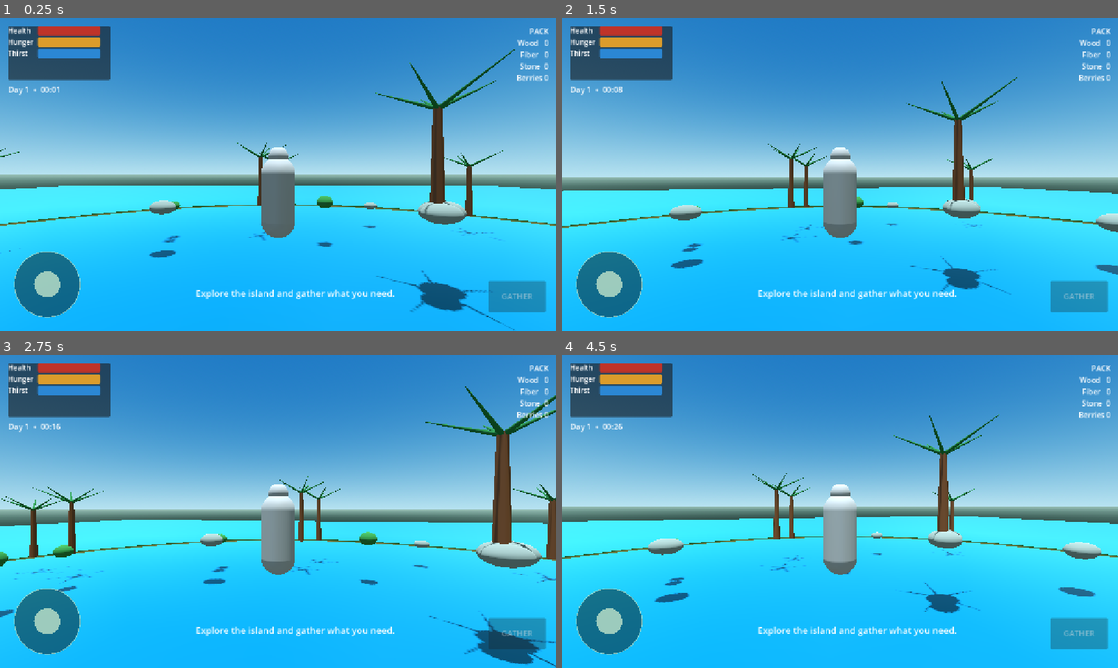
Above: before the commit, frames 1-4 (two rows, left to right).
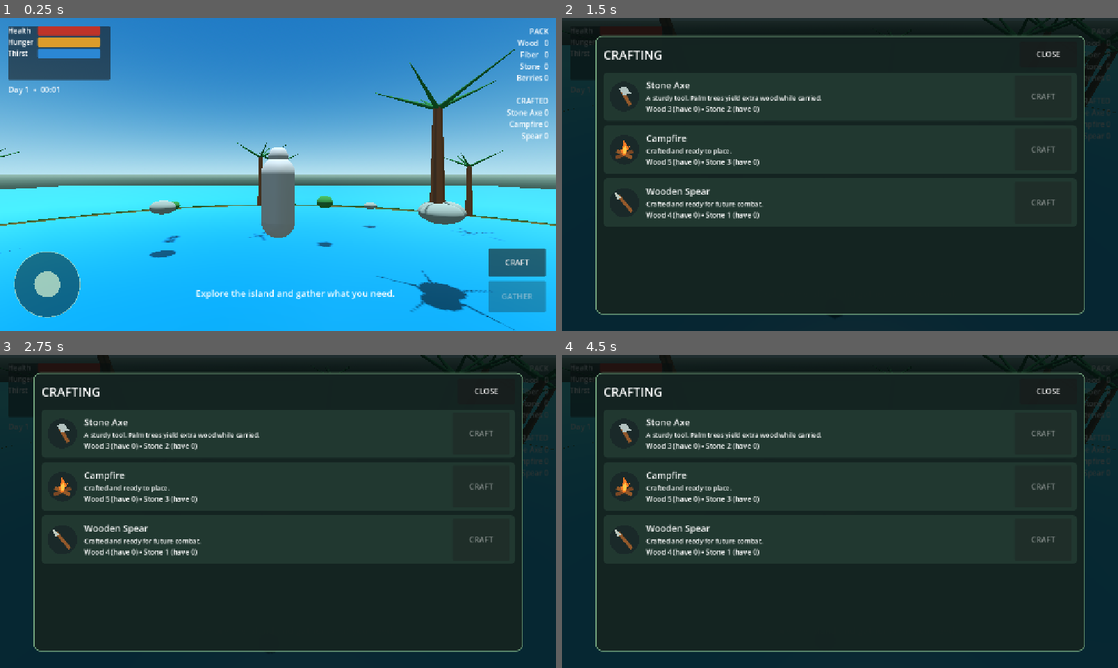
Above: after the commit, the same moments.

Repository: shoukali0089-ai/WILDCRAFT-LAST-ISLAND-updated
Game: Godot game, scene res://scenes/main.tscn
Two runs of this game, one before a commit and one after it. Both use one fixed random seed, a clock stepped at 60 frames per second and the inputs below.
Inputs (mouse positions are in pixels of both pictures, inside the frame that each line leads up to):
- Up to frame 1 (0.25 s): no input
- Up to frame 2 (1.5 s): click (1079, 262) at 0.5 s, where only the run after the commit has a clickable "CRAFT"; move the mouse to (867, 174) at 1.27 s; hold W (move_forward) from 1.28 s (still down); hold E (interact) from 1.28 s (still down); click (867, 174) at 1.42 s
- Up to frame 3 (2.75 s): keep holding W (move_forward); tap Enter at 2 s; move the mouse to (250, 511) at 2.02 s; release E (interact) at 2.03 s; tap E (interact) at 2.1 s; click (250, 511) at 2.17 s
- Up to frame 4 (4.5 s): keep holding W (move_forward); move the mouse to (851, 505) at 2.77 s; hold E (interact) 2.78-3.53 s; click (851, 505) at 2.92 s; move the mouse to (834, 517) at 3.52 s; tap E (interact) at 3.6 s; click (834, 517) at 3.67 s; move the mouse to (878, 514) at 4.27 s; hold E (interact) from 4.28 s (still down); click (878, 514) at 4.42 s

The runs differ from the first frame. In frame 1, 1.3% of the frame differs, in the area x 87-99%, y 25-83%; in frame 2, 100%; in frame 3, 99%; in frame 4, 100%, in the area x 0-100%, y 0-100%.

Commit message:
Add crafting system

Diff:
--- a/project.godot
+++ b/project.godot
@@ -7,7 +7,7 @@
 
 config/name="WILDCRAFT: LAST ISLAND"
 run/main_scene="res://scenes/main.tscn"
-config/features=PackedStringArray("4.2", "GL Compatibility")
+config/features=PackedStringArray("4.4", "GL Compatibility")
 config/description="A mobile-first tropical survival prototype."
 
 [display]
@@ -44,6 +44,10 @@
 "deadzone": 0.2,
 "events": [Object(InputEventKey,"physical_keycode":4194305)]
 }
+craft_menu={
+"deadzone": 0.2,
+"events": [Object(InputEventKey,"physical_keycode":67)]
+}
 
 [rendering]
 
--- /dev/null
+++ b/scripts/crafting_system.gd
@@ -0,0 +1,58 @@
+extends RefCounted
+
+const RECIPES := {
+	"stone_axe": {
+		"name": "Stone Axe",
+		"description": "A sturdy tool. Palm trees yield extra wood while carried.",
+		"ingredients": {"wood": 3, "stone": 2},
+		"icon": "axe"
+	},
+	"campfire": {
+		"name": "Campfire",
+		"description": "Crafted and ready to place.",
+		"ingredients": {"wood": 5, "stone": 3},
+		"icon": "campfire"
+	},
+	"wooden_spear": {
+		"name": "Wooden Spear",
+		"description": "Crafted and ready for future combat.",
+		"ingredients": {"wood": 4, "stone": 1},
+		"icon": "spear"
+	}
+}
+
+
+func get_recipes() -> Dictionary:
+	return RECIPES.duplicate(true)
+
+
+func can_craft(recipe_id: String, inventory: Dictionary) -> bool:
+	if not RECIPES.has(recipe_id):
+		return false
+	for item in RECIPES[recipe_id]["ingredients"]:
+		if int(inventory.get(item, 0)) < int(RECIPES[recipe_id]["ingredients"][item]):
+			return false
+	return true
+
+
+func craft(recipe_id: String, inventory: Dictionary) -> Dictionary:
+	if not RECIPES.has(recipe_id):
+		return {"success": false, "message": "Unknown recipe."}
+
+	var recipe: Dictionary = RECIPES[recipe_id]
+	for item in recipe["ingredients"]:
+		var required: int = recipe["ingredients"][item]
+		var available := int(inventory.get(item, 0))
+		if available < required:
+			return {
+				"success": false,
+				"message": "Need %d %s (have %d)." % [required, String(item).capitalize(), available]
+			}
+
+	for item in recipe["ingredients"]:
+		var remaining := int(inventory.get(item, 0)) - int(recipe["ingredients"][item])
+		inventory[item] = remaining
+	var crafted_key := String(recipe_id)
+	inventory[crafted_key] = int(inventory.get(crafted_key, 0)) + 1
+
+	return {"success": true, "message": "Crafted %s." % recipe["name"]}
--- a/scripts/main.gd
+++ b/scripts/main.gd
@@ -4,6 +4,8 @@
 const HARVESTABLE_SCRIPT := preload("res://scripts/harvestable.gd")
 const JOYSTICK_SCRIPT := preload("res://scripts/virtual_joystick.gd")
 const TOUCH_LOOK_SCRIPT := preload("res://scripts/touch_look.gd")
+const RECIPE_ICON_SCRIPT := preload("res://scripts/recipe_icon.gd")
+const CRAFTING_SYSTEM_SCRIPT := preload("res://scripts/crafting_system.gd")
 
 const ISLAND_RADIUS := 48.0
 const TERRAIN_STEPS := 56
@@ -26,6 +28,16 @@
 var hunger_bar: ProgressBar
 var thirst_bar: ProgressBar
 var interact_button: Button
+var craft_menu_button: Button
+var craft_menu_close_button: Button
+var crafting_menu: Control
+var crafting_system: RefCounted
+var joystick_control: Control
+var look_control: Control
+var notification_label: Label
+var notification_time_left := 0.0
+var recipe_requirement_labels: Dictionary = {}
+var recipe_craft_buttons: Dictionary = {}
 var nearby_resource: Node3D
 var survival_tick := 0.0
 
@@ -35,6 +47,7 @@
 	_build_island()
 	_scatter_resources()
 	_spawn_player()
+	crafting_system = CRAFTING_SYSTEM_SCRIPT.new()
 	_build_hud()
 
 
@@ -47,6 +60,10 @@
 		survival_tick = 0.0
 	_update_nearby_resource()
 	_update_hud()
+	if notification_time_left > 0.0:
+		notification_time_left -= delta
+		if notification_time_left <= 0.0:
+			notification_label.hide()
 
 
 func _input(event: InputEvent) -> void:
@@ -57,8 +74,13 @@
 func _unhandled_input(event: InputEvent) -> void:
 	if event.is_action_pressed("interact"):
 		_gather_nearby()
+	elif event.is_action_pressed("craft_menu"):
+		_set_crafting_menu_open(not crafting_menu.visible)
+		get_viewport().set_input_as_handled()
 	elif event.is_action_pressed("cancel"):
-		if Input.mouse_mode == Input.MOUSE_MODE_CAPTURED:
+		if crafting_menu.visible:
+			_set_crafting_menu_open(false)
+		elif Input.mouse_mode == Input.MOUSE_MODE_CAPTURED:
 			Input.mouse_mode = Input.MOUSE_MODE_VISIBLE
 		else:
 			Input.mouse_mode = Input.MOUSE_MODE_CAPTURED
@@ -315,21 +337,21 @@
 	prompt_label.add_theme_font_size_override("font_size", 21)
 	root.add_child(prompt_label)
 
-	var joystick = JOYSTICK_SCRIPT.new()
-	joystick.set_anchors_preset(Control.PRESET_BOTTOM_LEFT)
-	joystick.position = Vector2(26.0, -190.0)
-	joystick.size = Vector2(164.0, 164.0)
-	joystick.value_changed.connect(player.set_move_input)
-	root.add_child(joystick)
-
-	var look_area = TOUCH_LOOK_SCRIPT.new()
-	look_area.anchor_left = 0.48
-	look_area.anchor_top = 0.0
-	look_area.anchor_right = 1.0
-	look_area.anchor_bottom = 1.0
-	look_area.mouse_filter = Control.MOUSE_FILTER_STOP
-	look_area.look_changed.connect(player.add_look_input)
-	root.add_child(look_area)
+	joystick_control = JOYSTICK_SCRIPT.new()
+	joystick_control.set_anchors_preset(Control.PRESET_BOTTOM_LEFT)
+	joystick_control.position = Vector2(26.0, -190.0)
+	joystick_control.size = Vector2(164.0, 164.0)
+	joystick_control.value_changed.connect(player.set_move_input)
+	root.add_child(joystick_control)
+
+	look_control = TOUCH_LOOK_SCRIPT.new()
+	look_control.anchor_left = 0.48
+	look_control.anchor_top = 0.0
+	look_control.anchor_right = 1.0
+	look_control.anchor_bottom = 1.0
+	look_control.mouse_filter = Control.MOUSE_FILTER_STOP
+	look_control.look_changed.connect(player.add_look_input)
+	root.add_child(look_control)
 
 	interact_button = Button.new()
 	interact_button.text = "GATHER"
@@ -340,6 +362,195 @@
 	interact_button.pressed.connect(_gather_nearby)
 	root.add_child(interact_button)
 
+	craft_menu_button = Button.new()
+	craft_menu_button.text = "CRAFT"
+	craft_menu_button.set_anchors_preset(Control.PRESET_BOTTOM_RIGHT)
+	craft_menu_button.position = Vector2(-156.0, -190.0)
+	craft_menu_button.size = Vector2(132.0, 64.0)
+	craft_menu_button.add_theme_font_size_override("font_size", 18)
+	craft_menu_button.pressed.connect(_open_crafting_menu)
+	root.add_child(craft_menu_button)
+
+	_build_crafting_menu(root)
+	notification_label = Label.new()
+	notification_label.set_anchors_preset(Control.PRESET_CENTER_TOP)
+	notification_label.position = Vector2(-240.0, 26.0)
+	notification_label.size = Vector2(480.0, 44.0)
+	notification_label.horizontal_alignment = HORIZONTAL_ALIGNMENT_CENTER
+	notification_label.add_theme_font_size_override("font_size", 22)
+	notification_label.hide()
+	root.add_child(notification_label)
+
+
+func _build_crafting_menu(parent: Control) -> void:
+	crafting_menu = Control.new()
+	crafting_menu.name = "CraftingMenu"
+	crafting_menu.set_anchors_and_offsets_preset(Control.PRESET_FULL_RECT)
+	crafting_menu.mouse_filter = Control.MOUSE_FILTER_STOP
+	crafting_menu.hide()
+	parent.add_child(crafting_menu)
+
+	var backdrop := ColorRect.new()
+	backdrop.set_anchors_and_offsets_preset(Control.PRESET_FULL_RECT)
+	backdrop.color = Color(0.015, 0.045, 0.045, 0.84)
+	backdrop.mouse_filter = Control.MOUSE_FILTER_STOP
+	crafting_menu.add_child(backdrop)
+
+	var panel := PanelContainer.new()
+	panel.set_anchors_preset(Control.PRESET_FULL_RECT)
+	panel.set_anchor(SIDE_LEFT, 0.06)
+	panel.set_anchor(SIDE_TOP, 0.055)
+	panel.set_anchor(SIDE_RIGHT, 0.94)
+	panel.set_anchor(SIDE_BOTTOM, 0.945)
+	panel.offset_left = 0.0
+	panel.offset_top = 0.0
+	panel.offset_right = 0.0
+	panel.offset_bottom = 0.0
+	var panel_style := StyleBoxFlat.new()
+	panel_style.bg_color = Color(0.08, 0.14, 0.13, 0.98)
+	panel_style.border_color = Color(0.45, 0.64, 0.49)
+	panel_style.set_border_width_all(2)
+	panel_style.set_corner_radius_all(14)
+	panel_style.content_margin_left = 18.0
+	panel_style.content_margin_right = 18.0
+	panel_style.content_margin_top = 14.0
+	panel_style.content_margin_bottom = 14.0
+	panel.add_theme_stylebox_override("panel", panel_style)
+	crafting_menu.add_child(panel)
+
+	var column := VBoxContainer.new()
+	column.add_theme_constant_override("separation", 12)
+	panel.add_child(column)
+	var header := HBoxContainer.new()
+	column.add_child(header)
+	var title := Label.new()
+	title.text = "CRAFTING"
+	title.size_flags_horizontal = Control.SIZE_EXPAND_FILL
+	title.add_theme_font_size_override("font_size", 28)
+	header.add_child(title)
+	craft_menu_close_button = Button.new()
+	craft_menu_close_button.text = "CLOSE"
+	craft_menu_close_button.custom_minimum_size = Vector2(132.0, 58.0)
+	craft_menu_close_button.add_theme_font_size_override("font_size", 18)
+	craft_menu_close_button.pressed.connect(func() -> void: _set_crafting_menu_open(false))
+	header.add_child(craft_menu_close_button)
+
+	var scroll := ScrollContainer.new()
+	scroll.size_flags_vertical = Control.SIZE_EXPAND_FILL
+	column.add_child(scroll)
+	var recipe_list := VBoxContainer.new()
+	recipe_list.size_flags_horizontal = Control.SIZE_EXPAND_FILL
+	recipe_list.add_theme_constant_override("separation", 10)
+	scroll.add_child(recipe_list)
+
+	var recipes: Dictionary = crafting_system.get_recipes()
+	for recipe_id in recipes:
+		var recipe: Dictionary = recipes[recipe_id]
+		_add_recipe_card(recipe_list, recipe_id, recipe)
+	_update_crafting_menu()
+
+
+func _add_recipe_card(parent: VBoxContainer, recipe_id: String, recipe: Dictionary) -> void:
+	var card := PanelContainer.new()
+	card.custom_minimum_size = Vector2(0.0, 112.0)
+	var card_style := StyleBoxFlat.new()
+	card_style.bg_color = Color(0.13, 0.22, 0.19, 0.98)
+	card_style.set_corner_radius_all(10)
+	card_style.content_margin_left = 12.0
+	card_style.content_margin_right = 12.0
+	card_style.content_margin_top = 8.0
+	card_style.content_margin_bottom = 8.0
+	card.add_theme_stylebox_override("panel", card_style)
+	parent.add_child(card)
+
+	var row := HBoxContainer.new()
+	row.add_theme_constant_override("separation", 14)
+	card.add_child(row)
+	var icon = RECIPE_ICON_SCRIPT.new()
+	icon.icon_type = recipe["icon"]
+	row.add_child(icon)
+
+	var details := VBoxContainer.new()
+	details.size_flags_horizontal = Control.SIZE_EXPAND_FILL
+	details.size_flags_vertical = Control.SIZE_SHRINK_CENTER
+	row.add_child(details)
+	var name_label := Label.new()
+	name_label.text = recipe["name"]
+	name_label.add_theme_font_size_override("font_size", 21)
+	details.add_child(name_label)
+	var description_label := Label.new()
+	description_label.text = recipe["description"]
+	description_label.autowrap_mode = TextServer.AUTOWRAP_WORD_SMART
+	description_label.add_theme_font_size_override("font_size", 15)
+	details.add_child(description_label)
+	var requirement_label := Label.new()
+	requirement_label.add_theme_font_size_override("font_size", 16)
+	details.add_child(requirement_label)
+	recipe_requirement_labels[recipe_id] = requirement_label
+
+	var craft_button := Button.new()
+	craft_button.text = "CRAFT"
+	craft_button.custom_minimum_size = Vector2(132.0, 64.0)
+	craft_button.add_theme_font_size_override("font_size", 18)
+	craft_button.pressed.connect(_craft_recipe.bind(recipe_id))
+	row.add_child(craft_button)
+	recipe_craft_buttons[recipe_id] = craft_button
+
+
+func _update_crafting_menu() -> void:
+	if not is_instance_valid(crafting_menu):
+		return
+	var recipes: Dictionary = crafting_system.get_recipes()
+	for recipe_id in recipes:
+		var ingredients: Dictionary = recipes[recipe_id]["ingredients"]
+		var costs: Array[String] = []
+		for item in ingredients:
+			costs.append("%s %d (have %d)" % [
+				String(item).capitalize(),
+				int(ingredients[item]),
+				int(inventory.get(item, 0))
+			])
+		recipe_requirement_labels[recipe_id].text = " • ".join(costs)
+		recipe_craft_buttons[recipe_id].disabled = not crafting_system.can_craft(recipe_id, inventory)
+
+
+func _open_crafting_menu() -> void:
+	_set_crafting_menu_open(true)
+
+
+func _set_crafting_menu_open(open: bool) -> void:
+	crafting_menu.visible = open
+	joystick_control.visible = not open
+	look_control.visible = not open
+	interact_button.visible = not open
+	craft_menu_button.visible = not open
+	player.set_physics_process(not open)
+	if open:
+		player.velocity = Vector3.ZERO
+		player.set_move_input(Vector2.ZERO)
+		if not OS.has_feature("mobile"):
+			Input.mouse_mode = Input.MOUSE_MODE_VISIBLE
+		_update_crafting_menu()
+	elif not OS.has_feature("mobile"):
+		Input.mouse_mode = Input.MOUSE_MODE_CAPTURED
+
+
+func _craft_recipe(recipe_id: String) -> bool:
+	var result: Dictionary = crafting_system.craft(recipe_id, inventory)
+	_show_notification(result["message"], bool(result["success"]))
+	_update_crafting_menu()
+	_update_hud()
+	return bool(result["success"])
+
+
+func _show_notification(message: String, success: bool) -> void:
+	notification_label.text = message
+	notification_label.add_theme_color_override(
+		"font_color",
+		Color(0.62, 0.96, 0.66) if success else Color(1.0, 0.52, 0.43)
+	)
+	notification_time_left = 2.5
+	notification_label.show()
 
 func _add_stat_bar(parent: VBoxContainer, title: String, tint: Color) -> ProgressBar:
 	var row := HBoxContainer.new()
@@ -390,8 +601,12 @@
 	var result: Dictionary = nearby_resource.gather()
 	if result.is_empty():
 		return
+	if nearby_resource.get("display_name") == "Palm tree" and int(inventory.get("stone_axe", 0)) > 0:
+		result["wood"] = int(result.get("wood", 0)) + 1
 	for item in result:
-		inventory[item] = int(inventory.get(item, 0)) + int(result[item])
+		var item_key := String(item)
+		inventory[item_key] = int(inventory.get(item_key, 0)) + int(result[item])
+	_update_hud()
 
 
 func _update_survival(delta: float) -> void:
@@ -417,6 +632,12 @@
 	health_bar.value = health
 	hunger_bar.value = hunger
 	thirst_bar.value = thirst
-	inventory_label.text = "PACK\nWood   %d\nFiber   %d\nStone  %d\nBerries %d" % [
-		inventory["wood"], inventory["fiber"], inventory["stone"], inventory["berries"]
+	inventory_label.text = "PACK\nWood   %d\nFiber   %d\nStone  %d\nBerries %d\n\nCRAFTED\nStone Axe %d\nCampfire %d\nSpear %d" % [
+		inventory.get("wood", 0),
+		inventory.get("fiber", 0),
+		inventory.get("stone", 0),
+		inventory.get("berries", 0),
+		inventory.get("stone_axe", 0),
+		inventory.get("campfire", 0),
+		inventory.get("wooden_spear", 0)
 	]
--- /dev/null
+++ b/scripts/recipe_icon.gd
@@ -0,0 +1,46 @@
+extends Control
+
+@export_enum("axe", "campfire", "spear") var icon_type := "axe"
+
+
+func _ready() -> void:
+	custom_minimum_size = Vector2(72.0, 72.0)
+	mouse_filter = Control.MOUSE_FILTER_IGNORE
+
+
+func _draw() -> void:
+	var center := size * 0.5
+	draw_circle(center, minf(size.x, size.y) * 0.47, Color(0.10, 0.16, 0.16, 0.95))
+	match icon_type:
+		"axe":
+			draw_line(center + Vector2(13.0, 19.0), center + Vector2(-7.0, -16.0), Color(0.58, 0.35, 0.17), 7.0, true)
+			draw_colored_polygon(PackedVector2Array([
+				center + Vector2(-13.0, -19.0),
+				center + Vector2(5.0, -23.0),
+				center + Vector2(15.0, -7.0),
+				center + Vector2(-3.0, -3.0)
+			]), Color(0.70, 0.76, 0.75))
+		"campfire":
+			draw_line(center + Vector2(-19.0, 18.0), center + Vector2(19.0, 4.0), Color(0.48, 0.28, 0.14), 7.0, true)
+			draw_line(center + Vector2(-17.0, 3.0), center + Vector2(17.0, 18.0), Color(0.59, 0.35, 0.16), 7.0, true)
+			draw_colored_polygon(PackedVector2Array([
+				center + Vector2(0.0, 16.0),
+				center + Vector2(-12.0, -2.0),
+				center + Vector2(-5.0, -1.0),
+				center + Vector2(-1.0, -21.0),
+				center + Vector2(8.0, -6.0),
+				center + Vector2(13.0, -9.0)
+			]), Color(0.96, 0.48, 0.14))
+			draw_colored_polygon(PackedVector2Array([
+				center + Vector2(0.0, 11.0),
+				center + Vector2(-4.0, 0.0),
+				center + Vector2(1.0, -9.0),
+				center + Vector2(7.0, 1.0)
+			]), Color(1.0, 0.78, 0.28))
+		"spear":
+			draw_line(center + Vector2(17.0, 20.0), center + Vector2(-13.0, -15.0), Color(0.58, 0.35, 0.17), 6.0, true)
+			draw_colored_polygon(PackedVector2Array([
+				center + Vector2(-25.0, -27.0),
+				center + Vector2(-6.0, -12.0),
+				center + Vector2(-16.0, -7.0)
+			]), Color(0.74, 0.79, 0.75))
--- a/tests/prototype_smoke.gd
+++ b/tests/prototype_smoke.gd
@@ -83,11 +83,67 @@
 	assert(inventory["wood"] == 1 and inventory["fiber"] == 1, "Gathering a palm should add wood and fiber.")
 	assert(palm.get("gathers_left") == 2, "Gathering should consume one resource use.")
 
+	game.get("craft_menu_button").pressed.emit()
+	var crafting_menu: Control = game.get("crafting_menu")
+	assert(crafting_menu.visible, "The crafting menu should open.")
+	var requirement_labels: Dictionary = game.get("recipe_requirement_labels")
+	var craft_buttons: Dictionary = game.get("recipe_craft_buttons")
+	assert(requirement_labels.size() == 3 and craft_buttons.size() == 3, "All three recipe cards should be present.")
+	assert(String(requirement_labels["stone_axe"].text).contains("Wood 3 (have 1)"), "The recipe should show live resource quantities.")
+	assert(craft_buttons["stone_axe"].disabled, "A recipe should be disabled when materials are insufficient.")
+
+	var inventory_before_failed_craft := inventory.duplicate(true)
+	assert(not game.call("_craft_recipe", "stone_axe"), "Crafting without enough materials should fail.")
+	assert(inventory == inventory_before_failed_craft, "A failed craft should not change inventory.")
+	assert(game.get("notification_label").visible, "A crafting failure should show a notification.")
+
+	inventory["wood"] = 3
+	inventory["stone"] = 2
+	craft_buttons["stone_axe"].pressed.emit()
+	assert(inventory["wood"] == 0 and inventory["stone"] == 0, "The axe recipe should deduct exactly 3 wood and 2 stone.")
+	assert(inventory["stone_axe"] == 1, "Crafting the axe once should add exactly one axe.")
+	assert(String(game.get("inventory_label").text).contains("Stone Axe 1"), "The inventory HUD should update immediately.")
+	assert(String(game.get("notification_label").text).contains("Crafted Stone Axe"), "Successful crafting should show a notification.")
+	assert(craft_buttons["stone_axe"].disabled, "The axe button should refresh after materials are spent.")
+
+	inventory["wood"] = 3
+	inventory["stone"] = 2
+	assert(game.call("_craft_recipe", "stone_axe"), "The axe should be craftable again when materials are supplied.")
+	assert(inventory["stone_axe"] == 2, "A second successful craft should add only one additional axe.")
+	assert(inventory["wood"] == 0 and inventory["stone"] == 0, "Repeated crafting should deduct each cost once.")
+
+	game.set("nearby_resource", palm)
+	var wood_before_axe_gather: int = inventory["wood"]
+	game.call("_gather_nearby")
+	assert(inventory["wood"] == wood_before_axe_gather + 2, "A carried Stone Axe should yield one extra wood from a palm.")
+
+	inventory["wood"] = 10
+	inventory["stone"] = 6
+	assert(game.call("_craft_recipe", "campfire"), "The Campfire recipe should craft with sufficient materials.")
+	assert(inventory["wood"] == 5 and inventory["stone"] == 3, "Crafting a Campfire should deduct 5 wood and 3 stone.")
+	assert(inventory["campfire"] == 1, "A crafted Campfire should be stored in inventory.")
+	assert(game.call("_craft_recipe", "campfire"), "A second Campfire should craft when its cost is available.")
+	assert(inventory["campfire"] == 2 and inventory["wood"] == 0 and inventory["stone"] == 0, "Repeated Campfire crafting should update its stack and costs.")
+	assert(not game.call("_craft_recipe", "campfire"), "A third Campfire should fail without materials.")
+	assert(inventory["wood"] >= 0 and inventory["stone"] >= 0, "Failed crafting must never make resource counts negative.")
+
+	inventory["wood"] = 8
+	inventory["stone"] = 2
+	assert(game.call("_craft_recipe", "wooden_spear"), "The Wooden Spear recipe should craft with sufficient materials.")
+	assert(inventory["wood"] == 4 and inventory["stone"] == 1, "Crafting a Spear should deduct 4 wood and 1 stone.")
+	assert(game.call("_craft_recipe", "wooden_spear"), "Repeated Spear crafting should work when materials are restored.")
+	assert(inventory["wooden_spear"] == 2 and inventory["wood"] == 0 and inventory["stone"] == 0, "Repeated Spear crafting should add one item and deduct its cost each time.")
+	assert(not game.call("_craft_recipe", "wooden_spear"), "A Spear should not be granted when its cost is unavailable.")
+	assert(inventory["wood"] >= 0 and inventory["stone"] >= 0, "Repeated craft attempts must not produce negative resources.")
+
+	game.get("craft_menu_close_button").pressed.emit()
+	assert(not crafting_menu.visible, "The crafting menu should close.")
+
 	var hunger_before: float = game.get("hunger")
 	game.call("_update_survival", 10.0)
 	assert(game.get("hunger") < hunger_before, "Hunger should decrease over time.")
 	game.call("_update_day_cycle")
 	assert(not String(game.get("time_label").text).is_empty(), "The day/night clock should update.")
 
-	print("Prototype smoke tests passed.")
+	print("Prototype and crafting smoke tests passed.")
 	quit()
Not shown, added: scripts/crafting_system.gd.uid
Not shown, added: scripts/recipe_icon.gd.uid
